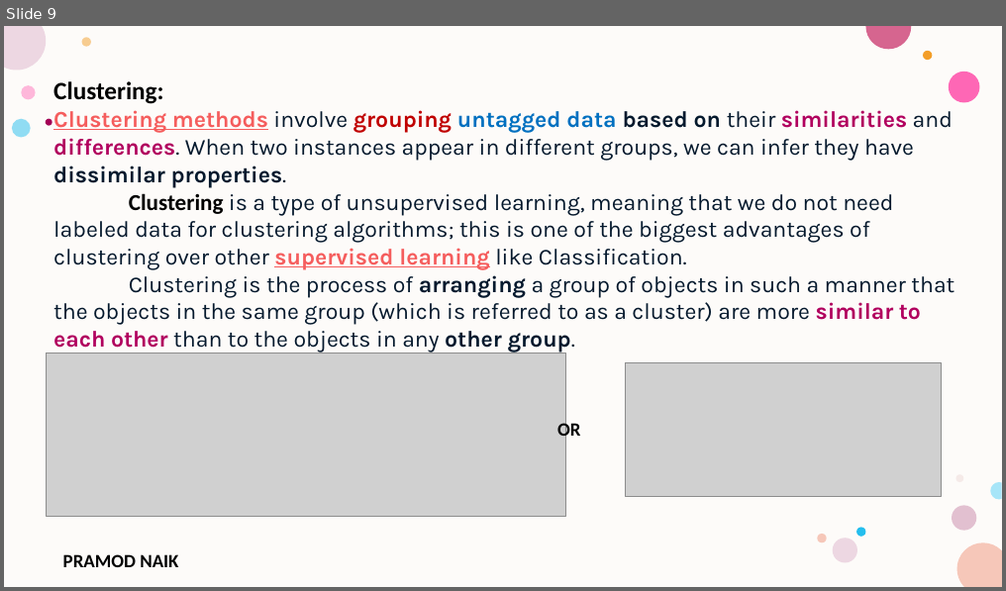
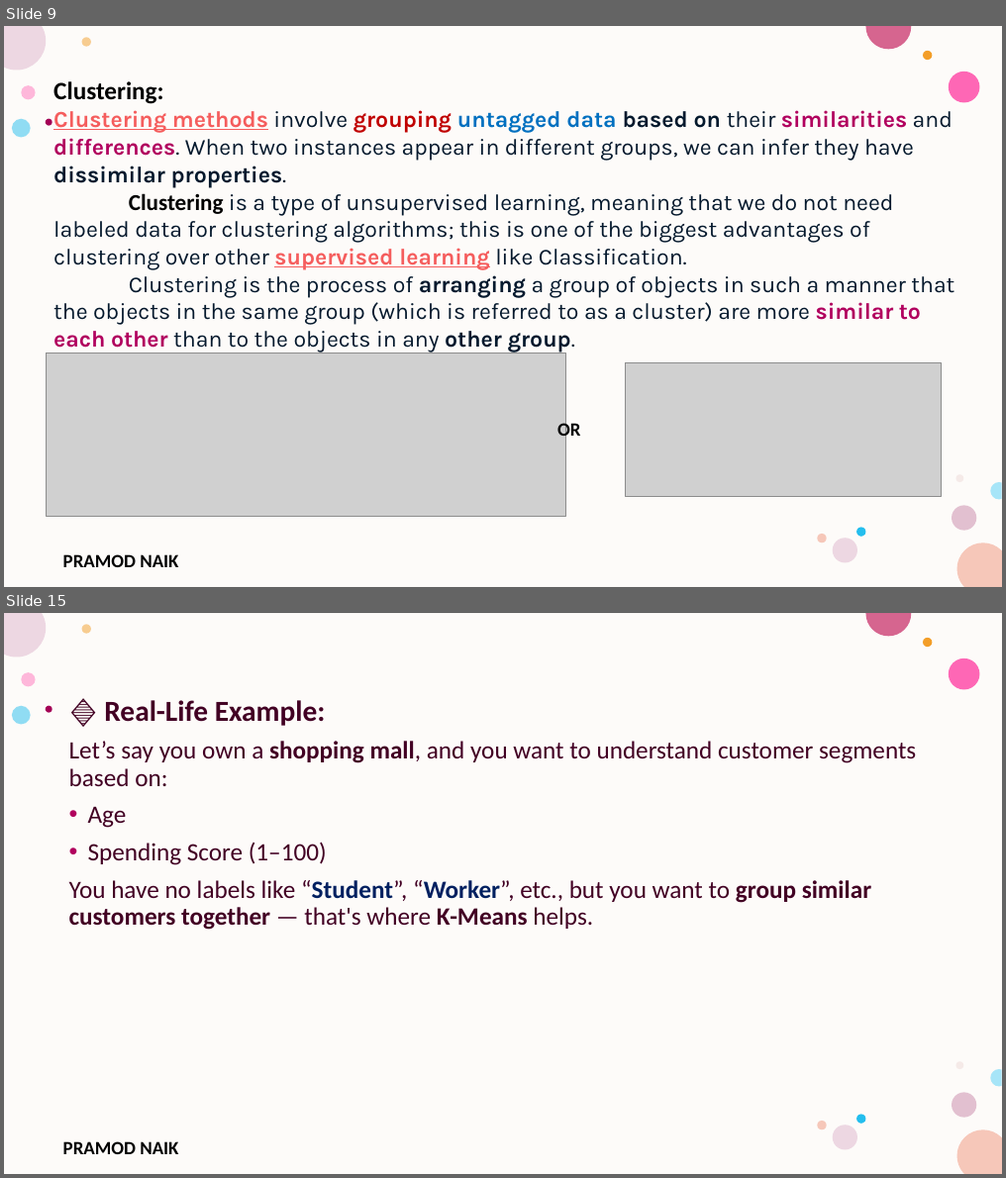
Before and after one commit to PRAMODNAIK-DEV/MCA-2nd-Sem-ML-Data-Analytics-Shridevi-College, a slide deck: Theory Class-Notes/Unit-3 Unsupervised Learning.pptx. Shown one above the other, each under a label of ours: slide 9 before the commit, slides 9 and 15 after it; the slides between them are not shown. The pictures are 1006x591 and 1006x1178 pixels, drawn with LibreOffice and Linux fonts; fonts in the diff are those of the drawing; grey boxes stand for pictures; background and template pictures are left out. Boxes give left, top, right and bottom in pixels: in the first picture for what was removed or moved away, otherwise in the second. Text is boxed around its words. In the diff, an @@ line names an element or a change of style, - is before the commit and + after.

```diff
--- a/Theory Class-Notes/Unit-3 Unsupervised Learning.pptx
+++ b/Theory Class-Notes/Unit-3 Unsupervised Learning.pptx
@@ slide 15 added at bbox=[4, 613, 1002, 1174], background #FFFFFF; not listed: 17 template elements that a slide beside it also shows @@
@@ text added at bbox=[69, 700, 916, 930], 24 pt, text #420023 @@
+🔷 Real-Life Example:
+Let’s say you own a shopping mall, and you want to understand customer segments based on:
+• Age
+• Spending Score (1–100)
+You have no labels like “Student”, “Worker”, etc., but you want to group similar customers together — that's where K-Means helps.
```
Also in this commit, not shown: 1 slide changed, 20 other slides added, 2 slides removed, 1 other file.
